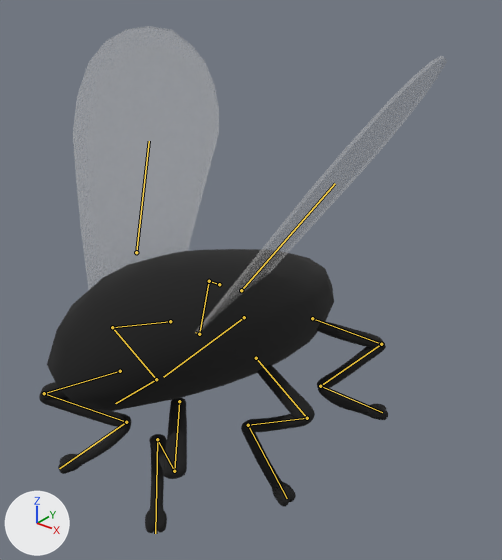
What one commit did to the FBX model Assets/Prefabs/FlyAvatar.fbx.
Camera for both pictures: a 50 mm camera at (0.874, -0.878, 0.988) aimed at (0.072, 0.125, 0.366). Arrows for +X, +Y and +Z are at lower left; the lights stay in place. Both versions are drawn at frame 5 of the action 'Armature|Flight'; the numbers are the values there. The bones that bend it are drawn over the model as lines.

Objects in the first picture: 'FlyBody', 'FlyBody.001', 'FlyWingRight', 'FlyWingRight.001'.
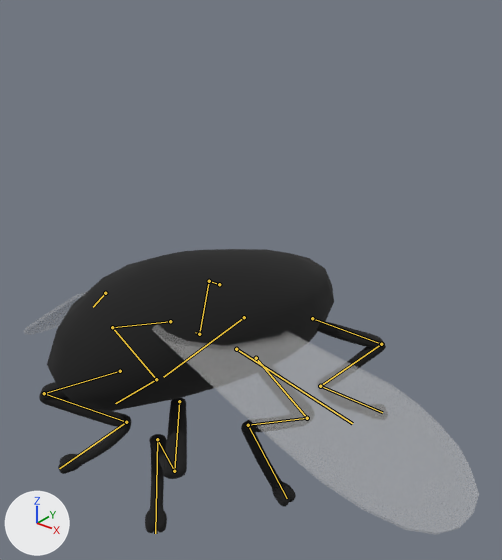
The edits, one by one:
Bone 'Wing_L' (bone_wing_l) moves from (0.038, 0.005, 0.027) to (0.092, -0.043, -0.054).
Bone 'Wing_L' (bone_wing_l) turns from (63, -36, -66) to (-34, -11, -37) degrees about its own x, y and z.
Bone 'Wing_R' (bone_wing_r) moves from (-0.038, 0.005, 0.027) to (-0.092, -0.043, -0.054).
Bone 'Wing_R' (bone_wing_r) turns from (63, 36, 66) to (-34, 11, 37) degrees about its own x, y and z.

Location of each change, (x1, y1, x2, y2) in pixels of the pictures (502 x 560 px):
'FlyWingRight.001', posed
    before: (195, 56, 448, 335)
    after: (152, 324, 479, 535)
'FlyWingRight', posed
    before: (73, 26, 219, 290)
    after: (24, 291, 88, 335)
bone 'Wing_L', root to tip
    before: (241, 290) to (335, 183)
    after: (236, 349) to (352, 423)
bone 'Wing_R', root to tip
    before: (136, 252) to (149, 141)
    after: (105, 293) to (93, 307)
